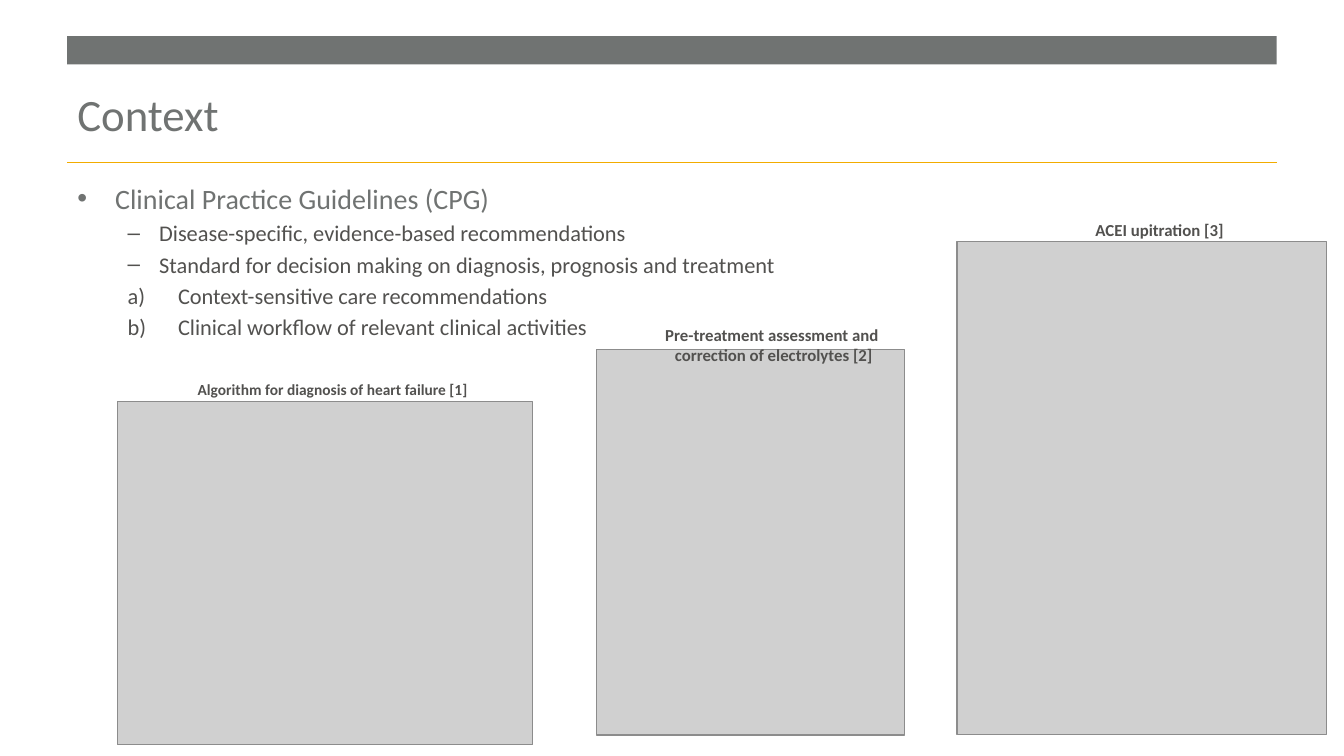
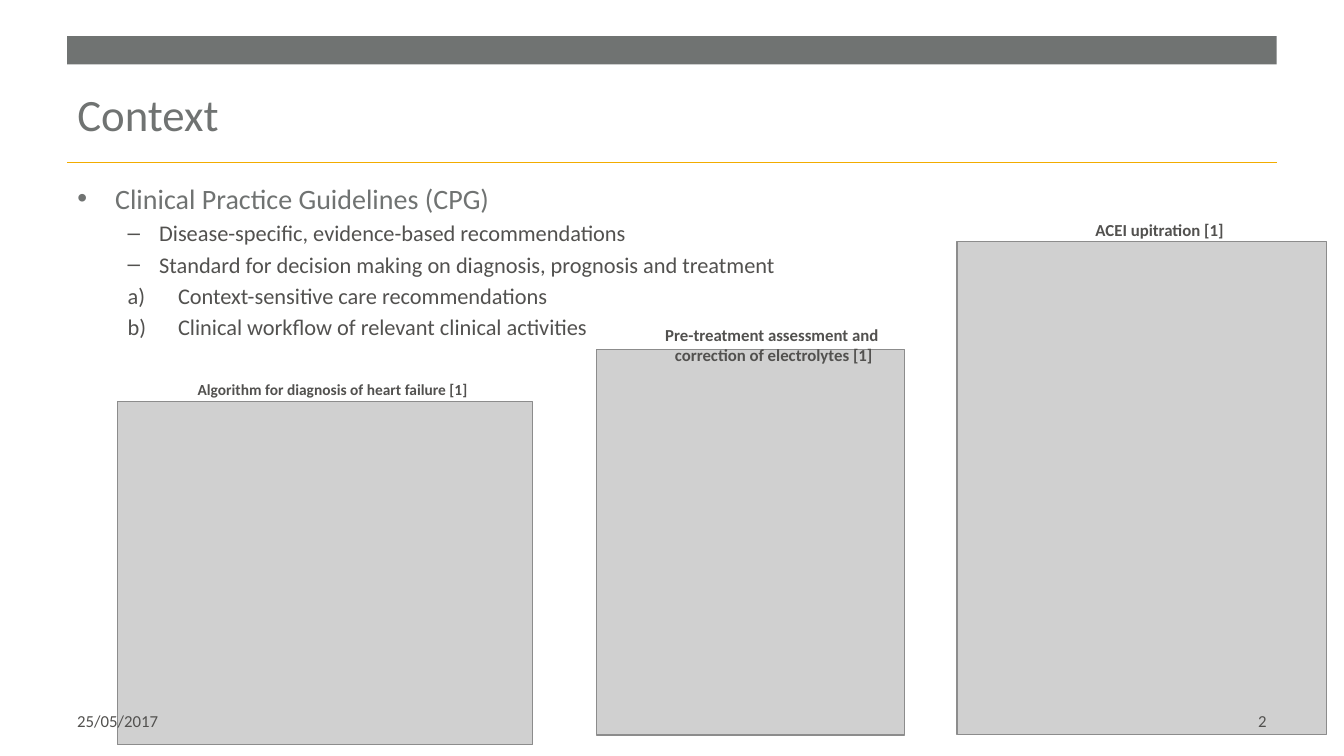
Before and after one commit to RuleML/ruleml-website, a slide deck: slide 2 of talks/WilliamVanWoensel-BottomUpOWL2RL-RuleMLWebinar-2017-05-26.pptx. Drawn at 1344x756 pixels with LibreOffice and Linux fonts; fonts in the diff are those of the drawing; grey boxes stand for pictures; background and template pictures are left out. Boxes give left, top, right and bottom in pixels: in the first picture for what was removed or moved away, otherwise in the second. Text is boxed around its words. In the diff, an @@ line names an element or a change of style, - is before the commit and + after.

```diff
--- a/talks/WilliamVanWoensel-BottomUpOWL2RL-RuleMLWebinar-2017-05-26.pptx
+++ b/talks/WilliamVanWoensel-BottomUpOWL2RL-RuleMLWebinar-2017-05-26.pptx
@@ text at (x1=1095, y1=223, x2=1223, y2=239): text changed @@
-ACEI upitration [3]
+ACEI upitration [1]
@@ text at (x1=675, y1=348, x2=872, y2=364): text changed @@
-correction of electrolytes [2]
+correction of electrolytes [1]
@@ text added at (x1=77, y1=714, x2=158, y2=732), 12 pt, text #52514F @@
+25/05/2017
@@ page number added at (x1=1258, y1=716, x2=1266, y2=727), 12 pt, text #52514F @@
+2
```
Also in this commit, not shown: 16 other slides changed, 4 slides added, 1 other file.
